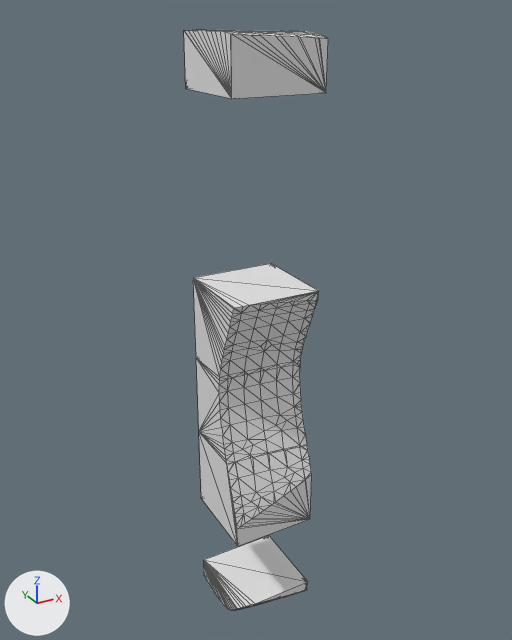
Renders of the glTF model assets/terrain/surface_pieces/surf_8_42.glb from each side of a commit.
Camera for both pictures: a 50 mm camera at (-84.8, -134.1, -21.4) aimed at (-67.0, -101.8, -37.5). The axes (+X, +Y, +Z) are drawn at lower left. The lights are the same throughout. The first picture is the older version. Mesh edges are drawn as thin lines. Where no turn or scale is listed for an object, it has been applied to the vertices.

Before the edit, the objects in view are built like this:
```python
me_layer_4 = bpy.data.meshes.new('layer_4')
me_layer_4.from_pydata(...)  # 84 vertices, 164 faces; spans x -70.0..-65.0, y -104.41..-100.0, z -45.0..-40.0
me_layer_5 = bpy.data.meshes.new('layer_5')
me_layer_5.from_pydata(...)  # 69 vertices, 134 faces; spans x -70.0..-65.0, y -105.0..-100.0, z -50.0..-45.0
me_layer_7 = bpy.data.meshes.new('layer_7')
me_layer_7.from_pydata(...)  # 93 vertices, 182 faces; spans x -70.0..-65.0, y -105.0..-100.0, z -56.86..-55.0
ob_layer_4 = bpy.data.objects.new('layer_4', me_layer_4)
ob_layer_4.location = (0.0, 0.0, 0.0)
ob_layer_5 = bpy.data.objects.new('layer_5', me_layer_5)
ob_layer_5.location = (0.0, 0.0, 0.0)
ob_layer_7 = bpy.data.objects.new('layer_7', me_layer_7)
ob_layer_7.location = (0.0, 0.0, 0.0)
# also in view: 'layer_3' at (-67.5, -102.5, -37.5); 'layer_0' at (-67.5, -102.5, -23.6)
```
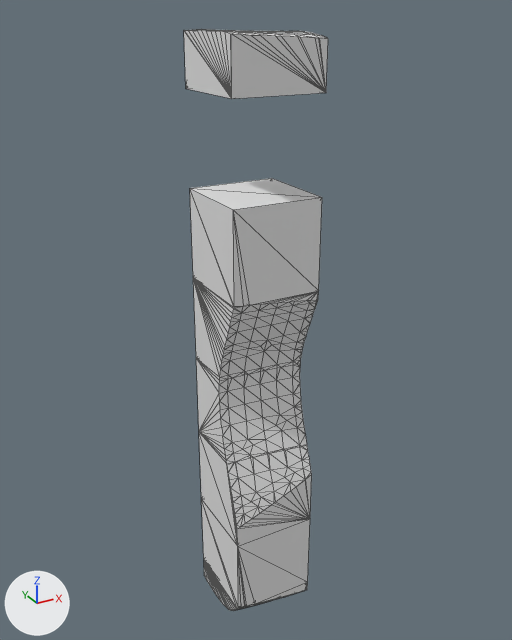
Diff of the bpy script that builds the scene:
```diff
--- a/assets/terrain/surface_pieces/surf_8_42.glb.py
+++ b/assets/terrain/surface_pieces/surf_8_42.glb.py
@@ me_layer_6 @@
+me_layer_6.from_pydata(...)  # 20 vertices, 36 faces; spans x -70.0..-65.0, y -105.0..-100.0, z -55.0..-50.0
@@ me_layer_2 @@
+me_layer_2.from_pydata([(-70.0, -100.0, -35.0), (-70.0, -104.96, -35.0), (-70.0, -105.0, -34.9), (-69.49, -104.98, -35.0), (-69.49, -105.0, -34.96), (-69.14, -105.0, -35.0), (-70.0, -100.0, -30.0), (-70.0, -105.0, -30.0), (-65.0, -100.0, -35.0), (-65.0, -105.0, -35.0), (-65.0, -100.0, -30.0), (-65.0, -105.0, -30.0)], [], [(1, 6, 0), (2, 1, 3), (2, 3, 4), (4, 3, 5), (2, 6, 1), (2, 4, 7), (4, 5, 7), (7, 5, 9), (0, 6, 10), (2, 7, 6), (0, 10, 8), (9, 8, 11), (8, 10, 11), (7, 9, 11), (0, 8, 3), (1, 0, 3), (3, 8, 5), (6, 7, 11), (9, 5, 8), (10, 6, 11)])
@@ ob_layer_6 @@
+ob_layer_6 = bpy.data.objects.new('layer_6', me_layer_6)
+ob_layer_6.location = (0.0, 0.0, 0.0)
@@ ob_layer_2 @@
+ob_layer_2 = bpy.data.objects.new('layer_2', me_layer_2)
+ob_layer_2.location = (0.0, 0.0, 0.0)
```

Boxes [x1, y1, x2, y2] around the edits, measured in the pictures (512 x 640 px):
'layer_2', added
    after: [190, 178, 322, 308]
'layer_6', added
    after: [201, 499, 310, 609]
'layer_7', unchanged, covered by the edit
    before: [204, 535, 308, 611]
    after: [204, 561, 308, 611]
